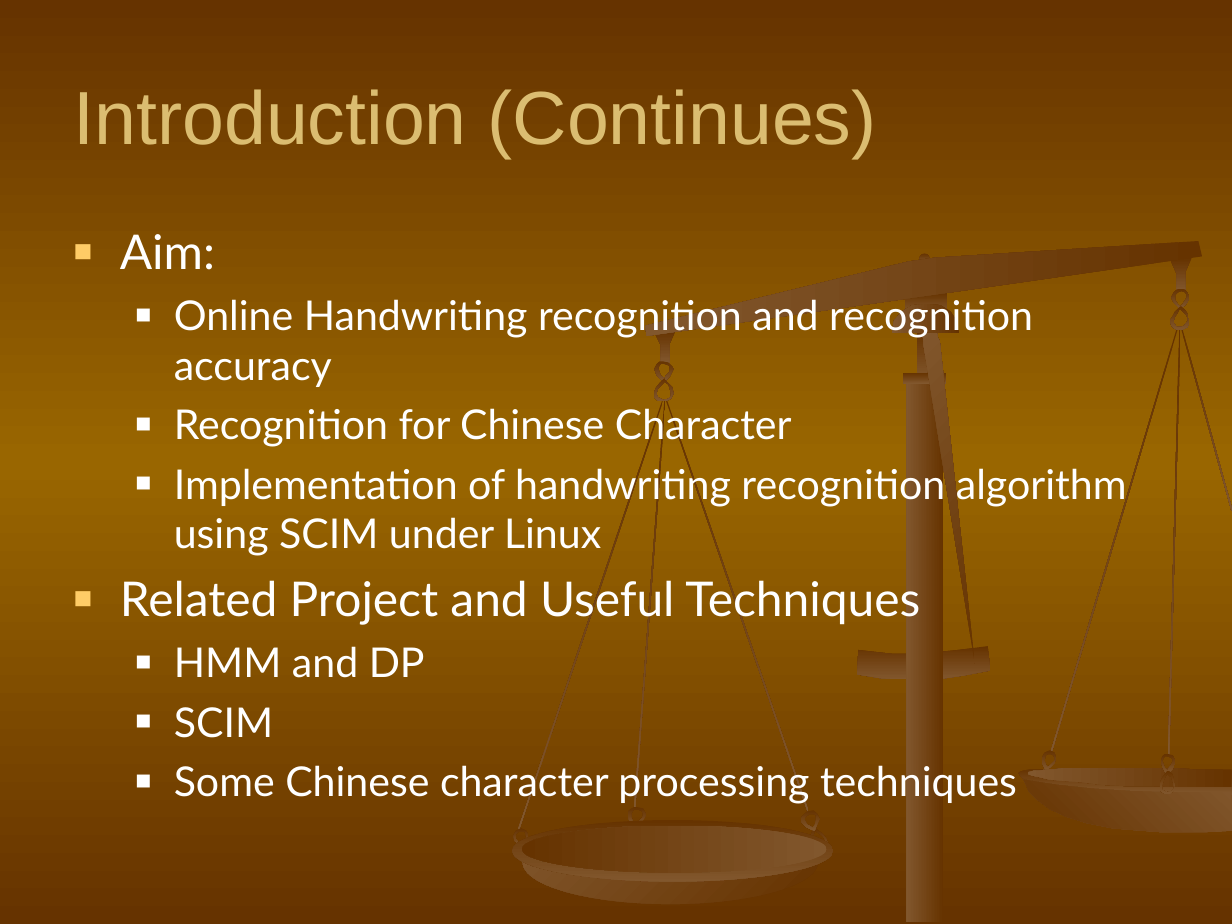
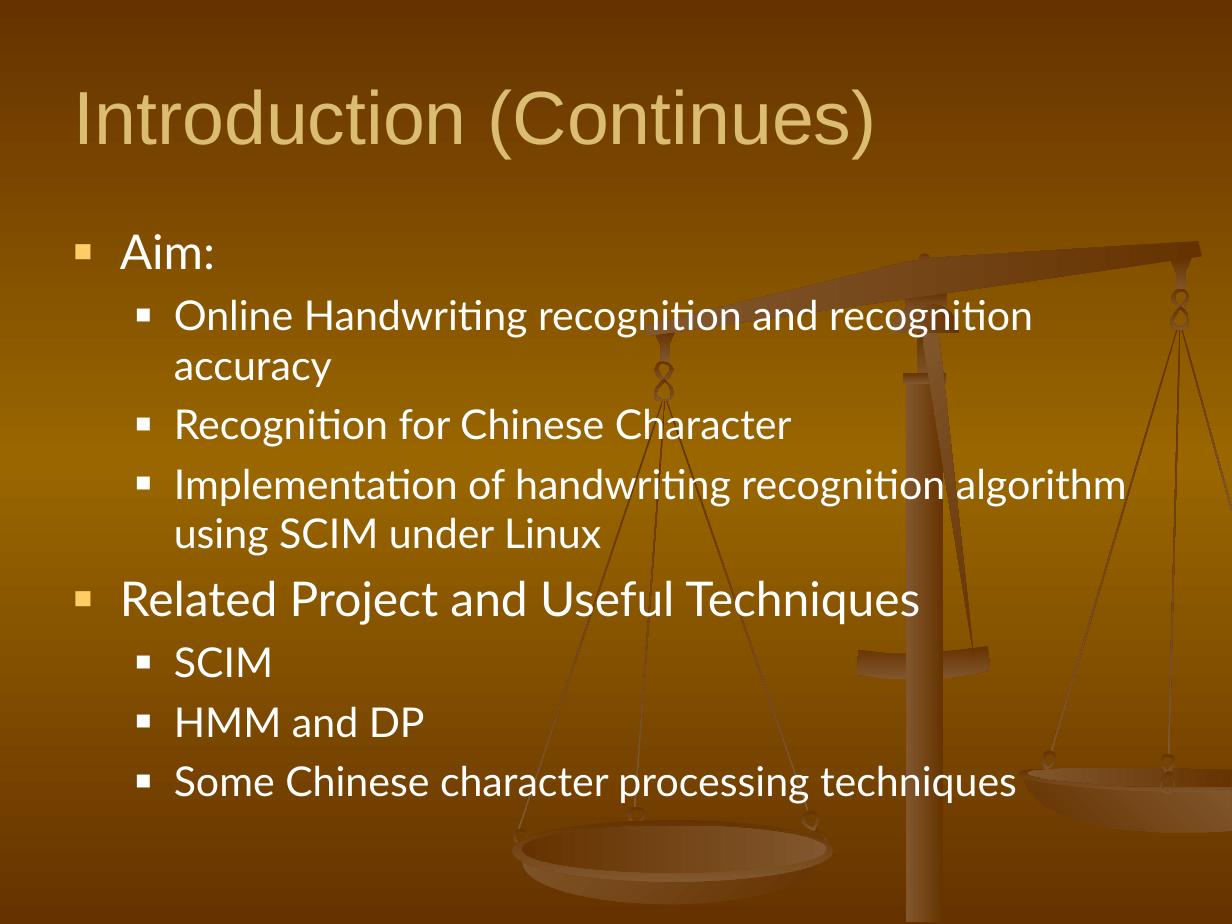
Before and after one commit to shaileshBhokare/honours, a slide deck: slide 6 of ITN100/Assignment/Presentation/presentation.ppt. Drawn at 1232x924 pixels with LibreOffice and Linux fonts; fonts in the diff are those of the drawing. Boxes give left, top, right and bottom in pixels: in the first picture for what was removed or moved away, otherwise in the second. Text is boxed around its words. In the diff, an @@ line names an element or a change of style, - is before the commit and + after.

Commit message:
updated ITN100 presentation.ppt

```diff
--- a/ITN100/Assignment/Presentation/presentation.ppt
+++ b/ITN100/Assignment/Presentation/presentation.ppt
@@ text at [174, 647, 273, 678]: paragraph added @@
+  ■ SCIM
@@ text at [174, 707, 273, 738]: paragraph removed @@
-  ■ SCIM
```
Also in this commit, not shown: 1 other file.
